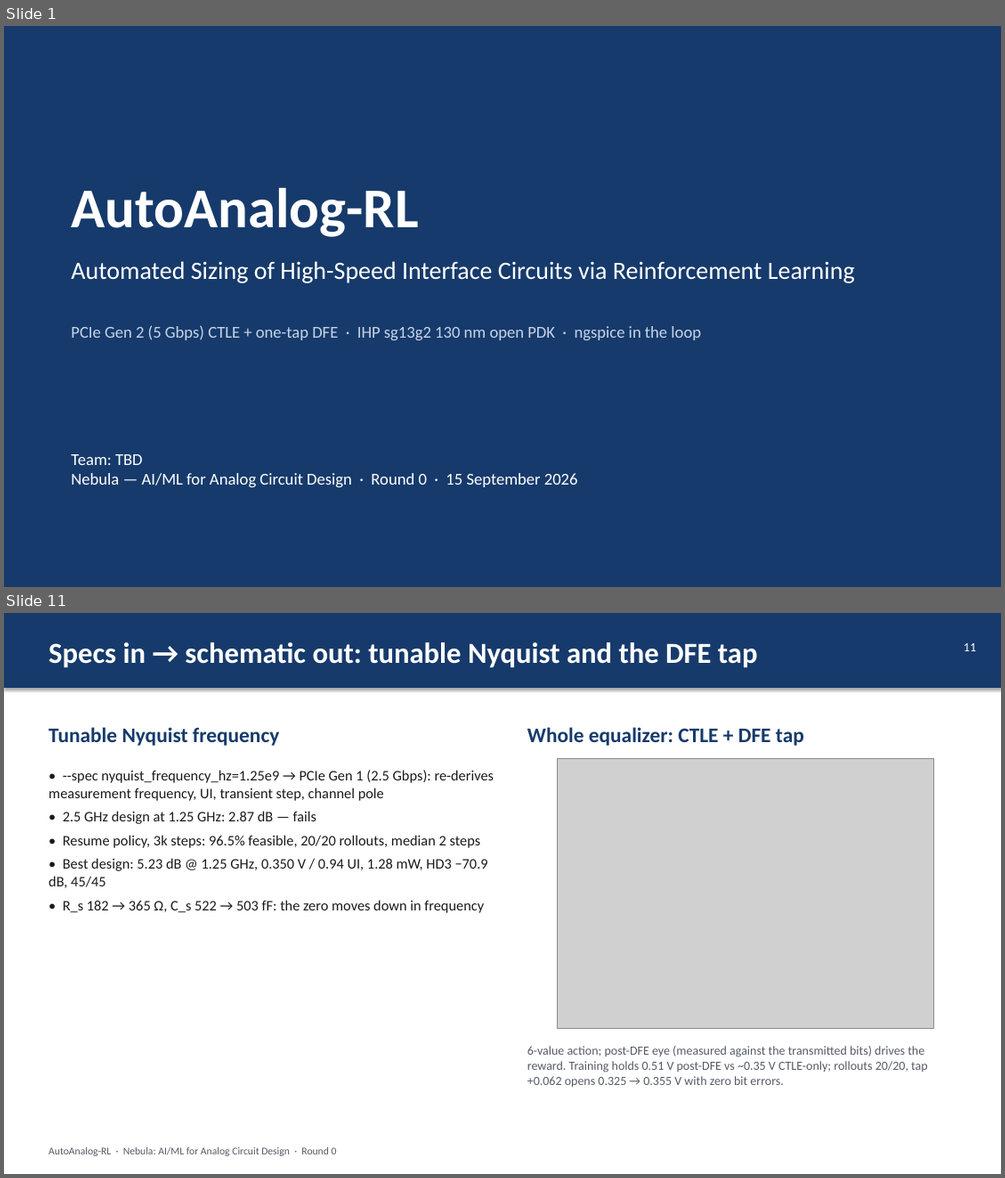
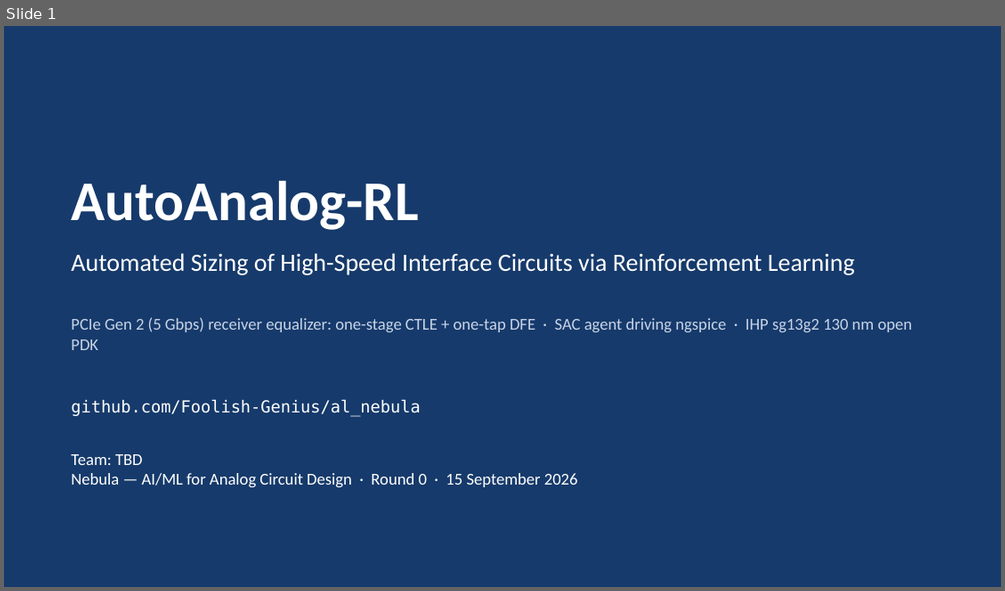
Before and after one commit to Foolish-Genius/al_nebula, a slide deck: docs/report/AutoAnalog-RL_deck.pptx. Shown one above the other, each under a label of ours: slides 1 and 11 before the commit, slide 1 after it; the slides between them are not shown. The pictures are 1005x1178 and 1005x591 pixels, drawn with LibreOffice and Linux fonts; fonts in the diff are those of the drawing; grey boxes stand for pictures. Boxes give left, top, right and bottom in pixels: in the first picture for what was removed or moved away, otherwise in the second. Text is boxed around its words. In the diff, an @@ line names an element or a change of style, - is before the commit and + after.

```diff
--- a/docs/report/AutoAnalog-RL_deck.pptx
+++ b/docs/report/AutoAnalog-RL_deck.pptx
@@ slide 11 removed at bbox=[4, 613, 1001, 1174], background #FFFFFF @@
@@ rectangle removed at bbox=[4, 613, 1001, 688] @@
@@ text removed at bbox=[48, 642, 758, 667] @@
-Specs in → schematic out: tunable Nyquist and the DFE tap
@@ text removed at bbox=[963, 643, 976, 651] @@
-11
@@ text removed at bbox=[48, 727, 279, 746] @@
-Tunable Nyquist frequency
@@ text removed at bbox=[527, 727, 804, 746] @@
-Whole equalizer: CTLE + DFE tap
@@ text removed at bbox=[48, 770, 494, 913] @@
-• --spec nyquist_frequency_hz=1.25e9 → PCIe Gen 1 (2.5 Gbps): re-derives measurement frequency, UI, transient step, channel pole
-• 2.5 GHz design at 1.25 GHz: 2.87 dB — fails
-• Resume policy, 3k steps: 96.5% feasible, 20/20 rollouts, median 2 steps
-• Best design: 5.23 dB @ 1.25 GHz, 0.350 V / 0.94 UI, 1.28 mW, HD3 −70.9 dB, 45/45
-• R_s 182 → 365 Ω, C_s 522 → 503 fF: the zero moves down in frequency
@@ picture removed at bbox=[558, 759, 934, 1028] @@
@@ text removed at bbox=[527, 1046, 928, 1087] @@
-6-value action; post-DFE eye (measured against the transmitted bits) drives the reward. Training holds 0.51 V post-DFE vs ~0.35 V CTLE-only; rollouts 20/20, tap +0.062 opens 0.325 → 0.355 V with zero bit errors.
@@ text removed at bbox=[48, 1147, 337, 1156] @@
-AutoAnalog-RL · Nebula: AI/ML for Analog Circuit Design · Round 0
@@ slide 1 changed as well @@
@@ text "AutoAnalog-RL": place and size @@
-text "AutoAnalog-RL" at bbox=[71, 187, 418, 237]
+text "AutoAnalog-RL" at bbox=[71, 180, 418, 230]
@@ text "Automated Sizing of High-Speed Interface ...": place and size @@
-text "Automated Sizing of High-Speed Interface ..." at bbox=[71, 261, 855, 283]
+text "Automated Sizing of High-Speed Interface ..." at bbox=[71, 253, 855, 275]
@@ text at bbox=[71, 317, 913, 350]: text changed @@
-PCIe Gen 2 (5 Gbps) CTLE + one-tap DFE · IHP sg13g2 130 nm open PDK · ngspice in the loop
+PCIe Gen 2 (5 Gbps) receiver equalizer: one-stage CTLE + one-tap DFE · SAC agent driving ngspice · IHP sg13g2 130 nm open PDK
@@ text added at bbox=[71, 399, 420, 417], 16 pt, text #FFFFFF @@
+github.com/Foolish-Genius/al_nebula
```
Also in this commit, not shown: 3 other slides changed, 8 slides added, 10 other slides removed, 2 other files.
